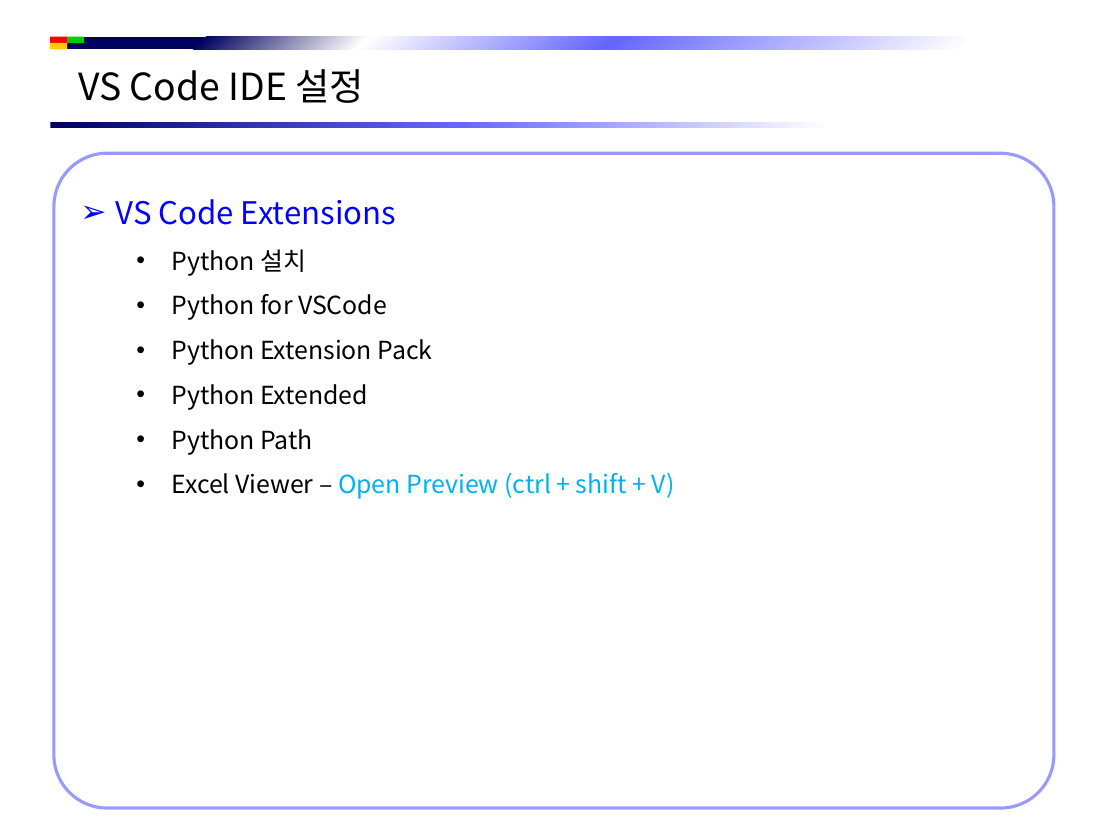
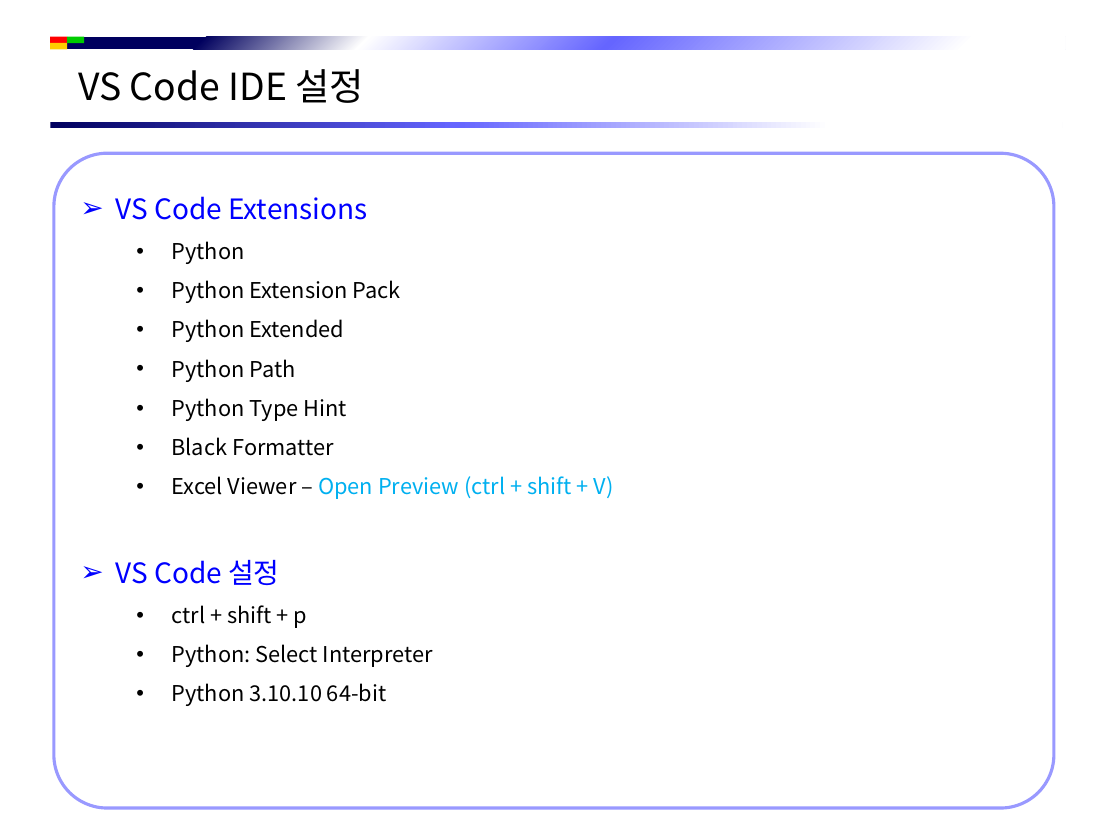
Before and after one commit to jsh-1235/Document, a slide deck: slide 5 of Python/Python 시작하기.pptx (slide 3 before the commit). Drawn at 1120x840 pixels with LibreOffice and Linux fonts; fonts in the diff are those of the drawing; background and template pictures are left out. Boxes give left, top, right and bottom in pixels: in the first picture for what was removed or moved away, otherwise in the second. Text is boxed around its words. In the diff, an @@ line names an element or a change of style, - is before the commit and + after.

```diff
--- a/Python/Python 시작하기.pptx
+++ b/Python/Python 시작하기.pptx
@@ text in rounded rectangle at [115, 196, 614, 499]: size 20 to 18 pt in "VS Code Extensions"; size 16 to 14 pt in "Python Extension Pack", "Python Extended", "Python Path", "Excel Viewer – Open Preview (ctrl + ..." @@
@@ text in rounded rectangle at [171, 241, 244, 264]: text changed; size 16 to 14 pt @@
-  • Python 설치
-  • Python for VSCode
+  • Python
@@ text in rounded rectangle at [171, 398, 347, 456]: paragraphs added @@
+  • Python Type Hint
+  • Black Formatter
@@ text in rounded rectangle at [115, 560, 433, 706]: paragraphs added @@
+➢ VS Code 설정
+  • ctrl + shift + p
+  • Python: Select Interpreter
+  • Python 3.10.10 64-bit
```
Also in this commit, not shown: 4 other slides changed, 2 slides added, 3 slides removed, 13 other files.
